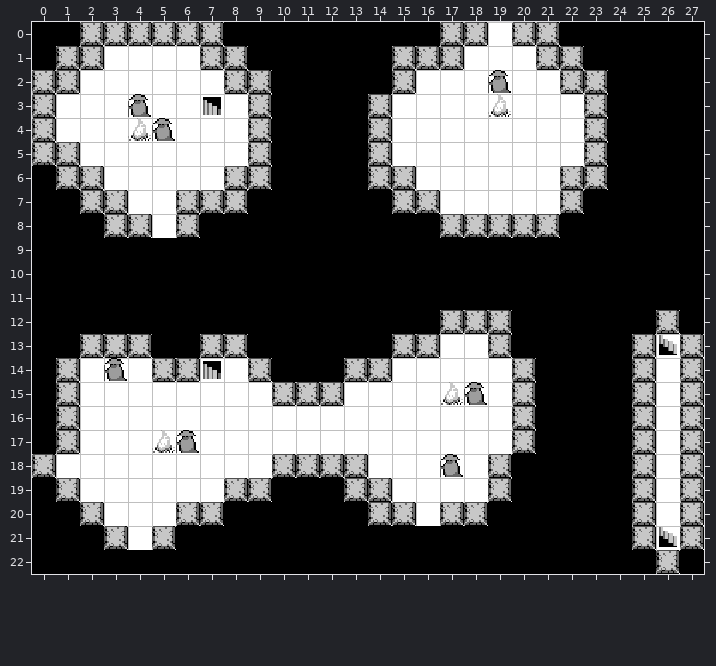
Two states of a Tiled map, assets/sketch-1-north-river-caves.tmx. The picture above was drawn from the file before the commit.
Cells are 16x16 px. Shown: x 0..27, y 0..22.
Once edited:
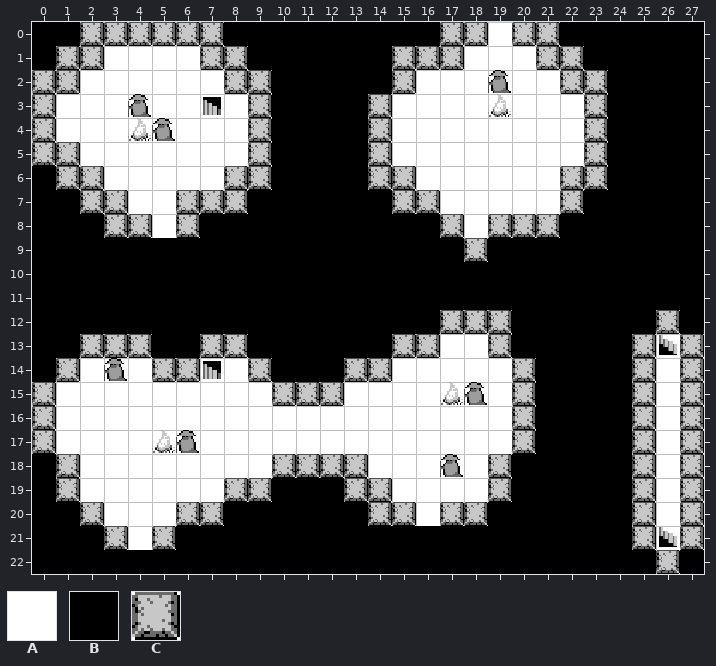
Key: from "valley-graphics-16x16-dungeon": A 0, B 2, C 3.
_ is an empty cell, . an unchanged one.
What changed:
--- layer "Tile Layer 1"
@@ x 18..18 @@
- 8 C
- 9 B
+ 8 A
+ 9 C
@@ x 0..1 @@
-15 BC
-16 BC
-17 BC
-18 CA
+15 CA
+16 CA
+17 CA
+18 BC
Pixel boxes of the changes (left, top, right, bottom) in both pictures:
changed: (464, 214, 488, 262)
changed: (32, 382, 80, 478)
